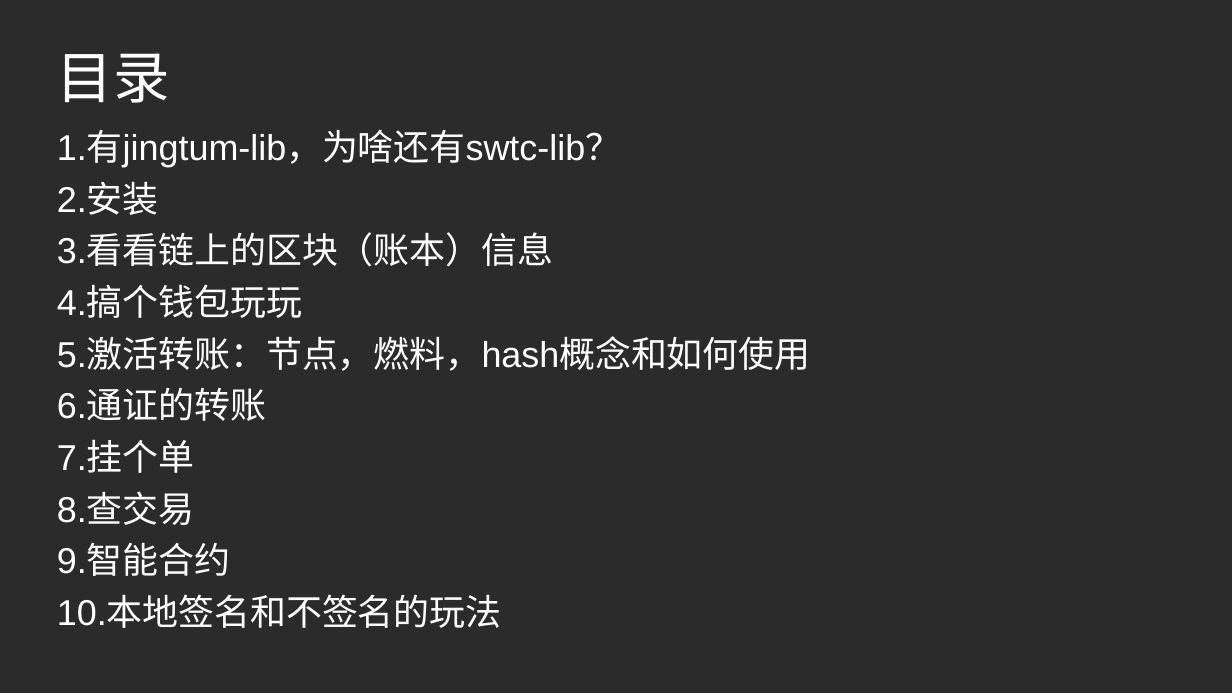
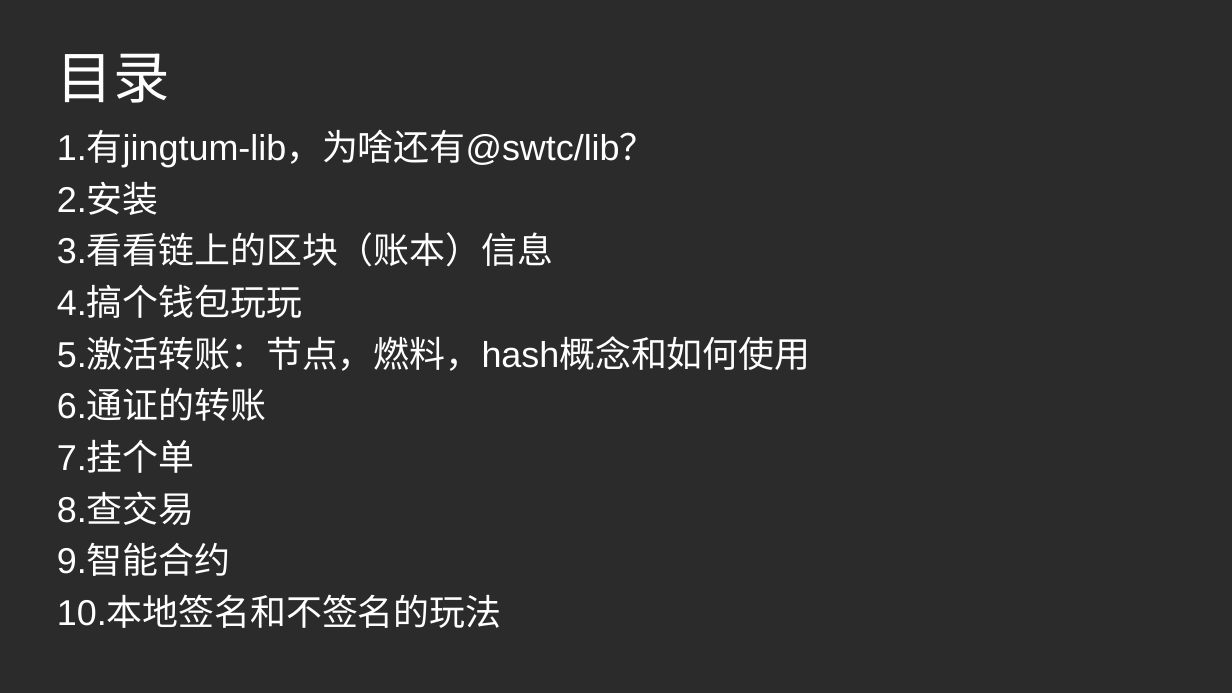
Before and after one commit to JCCDex/jingtum_doc, a slide deck: slide 2 of pfp14-swtclib.pptx. Drawn at 1232x693 pixels with LibreOffice and Linux fonts; fonts in the diff are those of the drawing; background and template pictures are left out; a plain dark background stands for a picture behind light text. Boxes give left, top, right and bottom in pixels: in the first picture for what was removed or moved away, otherwise in the second. Text is boxed around its words. In the diff, an @@ line names an element or a change of style, - is before the commit and + after.

```diff
--- a/pfp14-swtclib.pptx
+++ b/pfp14-swtclib.pptx
@@ text at [57, 132, 656, 167]: text changed @@
-1.有jingtum-lib，为啥还有swtc-lib？
+1.有jingtum-lib，为啥还有@swtc/lib？
```
Also in this commit, not shown: 15 other slides changed.
